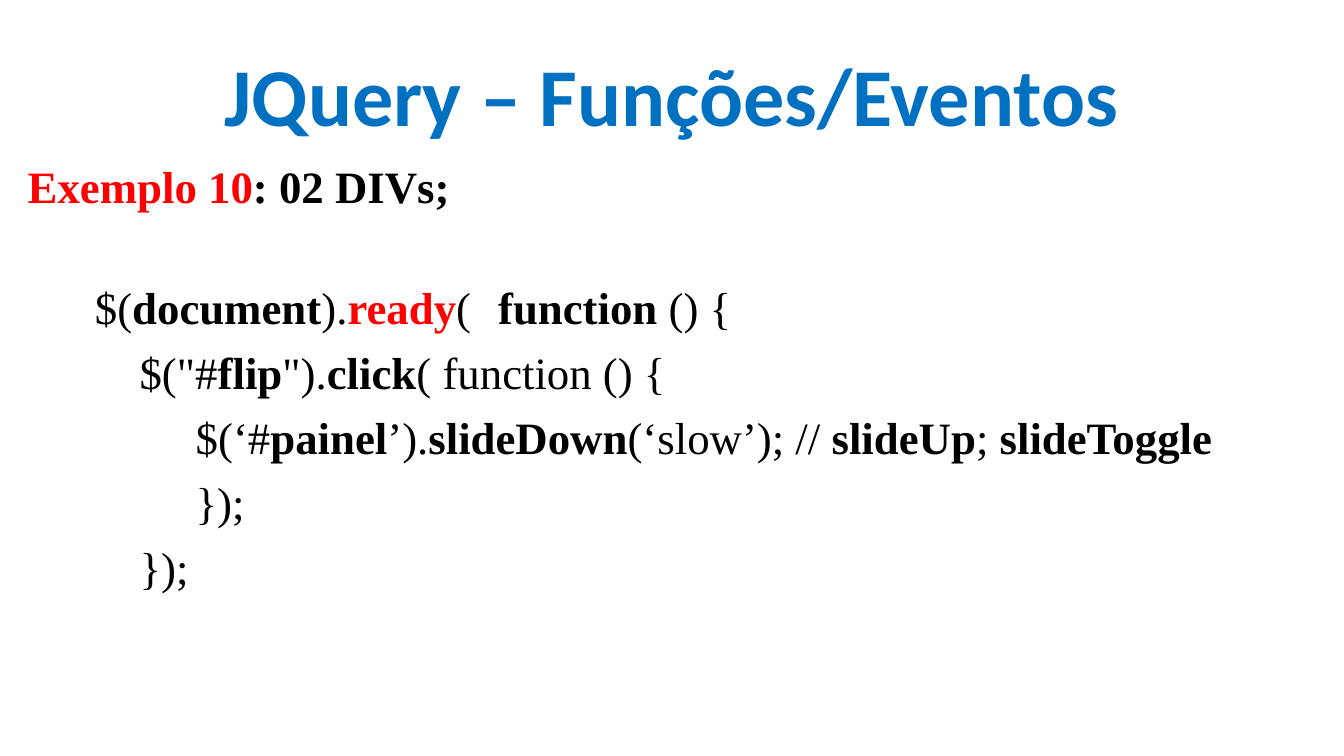
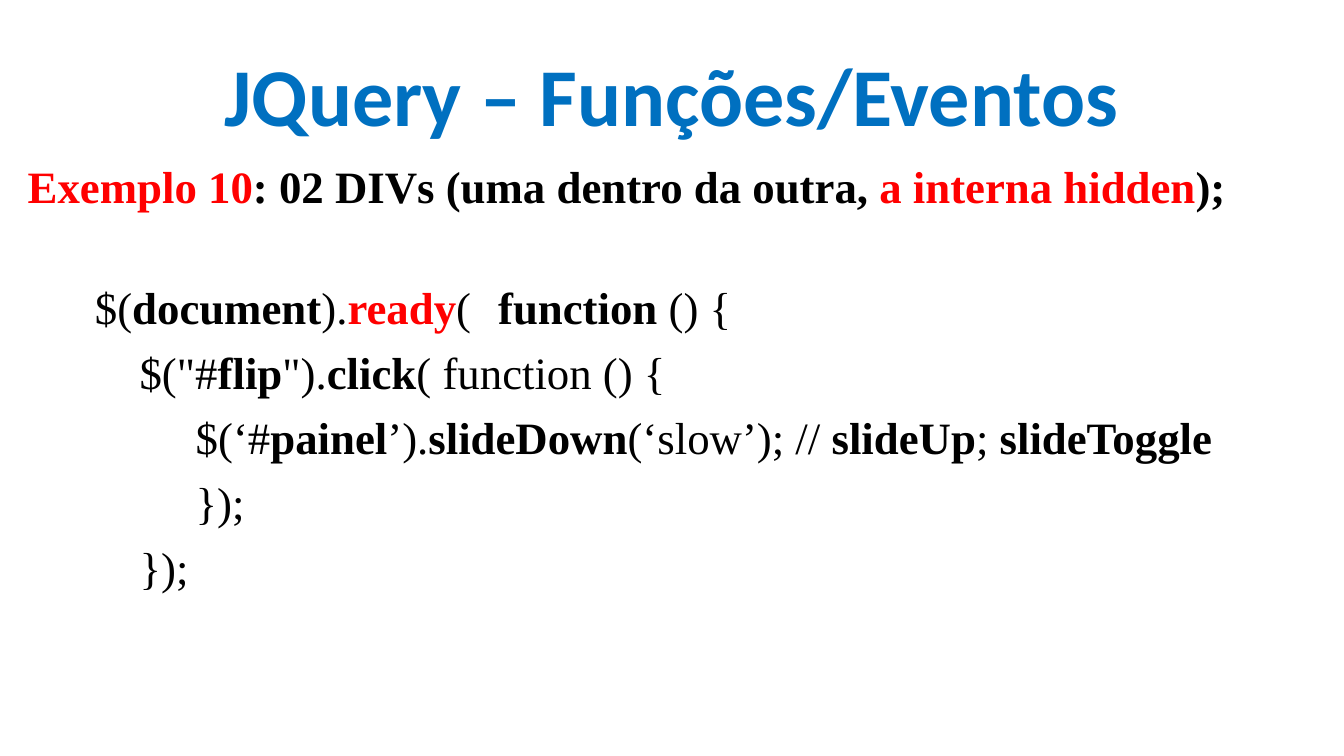
Before and after one commit to CloudEducationBrazil/WydenDesenvolvimentoWebPHP, a slide deck: slide 13 of 01 Classes/Aula 11 Desenvolvimento Web PHP - JQuery.pptx. Drawn at 1344x756 pixels with LibreOffice and Linux fonts; fonts in the diff are those of the drawing; background and template pictures are left out. Boxes give left, top, right and bottom in pixels: in the first picture for what was removed or moved away, otherwise in the second. Text is boxed around its words. In the diff, an @@ line names an element or a change of style, - is before the commit and + after.

```diff
--- a/01 Classes/Aula 11 Desenvolvimento Web PHP - JQuery.pptx
+++ b/01 Classes/Aula 11 Desenvolvimento Web PHP - JQuery.pptx
@@ text at (28,172,1225,213): text changed; text colour #FF0000 to #000000 @@
-Exemplo 10: 02 DIVs;
+Exemplo 10: 02 DIVs (uma dentro da outra, a interna hidden);
```
Also in this commit, not shown: 18 other slides changed, 25 other files.
